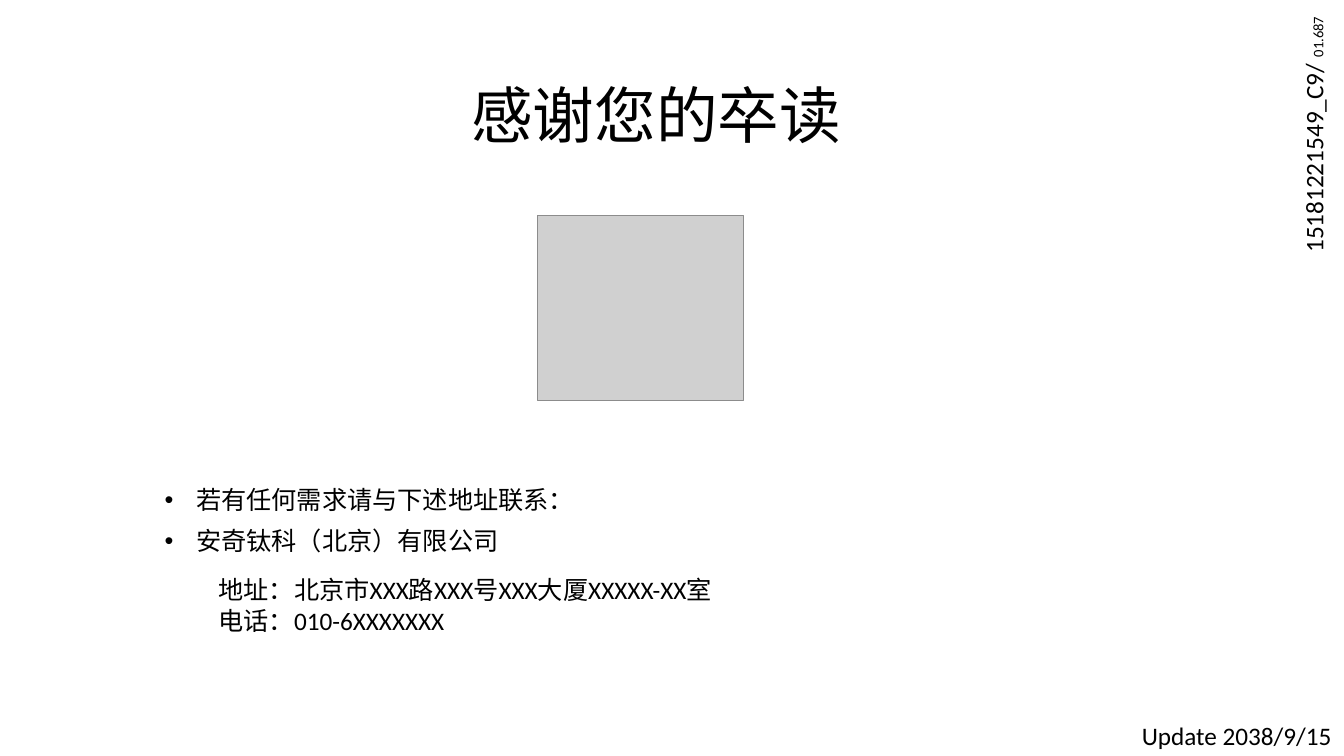
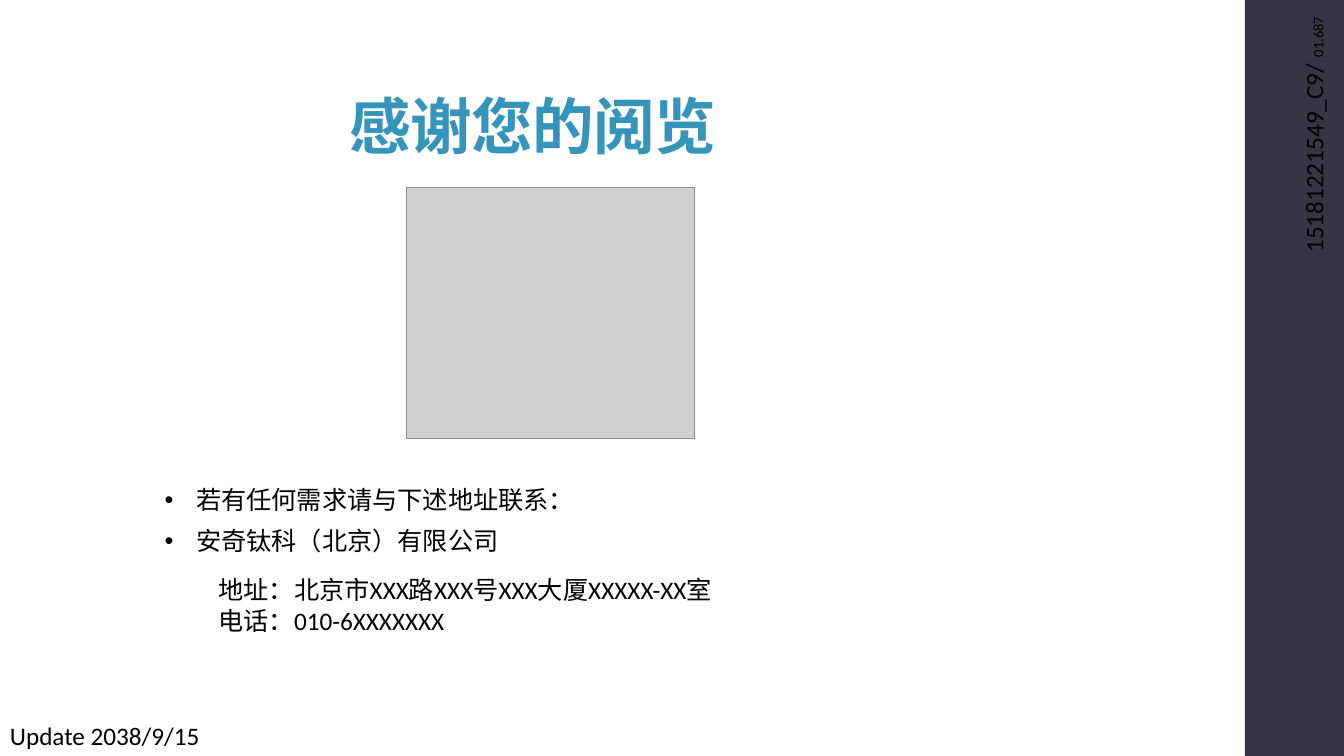
Before and after one commit to syx007/GamePlayGround, a slide deck: slide 15 of document/ROOT 操作指南.pptx. Drawn at 1344x756 pixels with LibreOffice and Linux fonts; fonts in the diff are those of the drawing; grey boxes stand for pictures. Boxes give left, top, right and bottom in pixels: in the first picture for what was removed or moved away, otherwise in the second. Text is boxed around its words. In the diff, an @@ line names an element or a change of style, - is before the commit and + after.

```diff
--- a/document/ROOT 操作指南.pptx
+++ b/document/ROOT 操作指南.pptx
@@ title "感谢您的阅览" at (350, 96, 716, 155): vertical alignment middle to bottom @@
@@ rectangle added at (1245, 0, 1344, 756), fill #373545 @@
@@ title at (350, 96, 716, 155): text changed; text colour #000000 to #3494BA; bold on @@
-感谢您的卒读
+感谢您的阅览
@@ picture: place and size @@
-picture at (537, 216, 744, 400)
+picture at (406, 188, 695, 439)
@@ text "Update 2038/9/15": place and size @@
-text "Update 2038/9/15" at (1142, 727, 1332, 749)
+text "Update 2038/9/15" at (10, 727, 200, 749)
```
Also in this commit, not shown: 13 other slides changed, 1 slide added, 1 slide removed.
